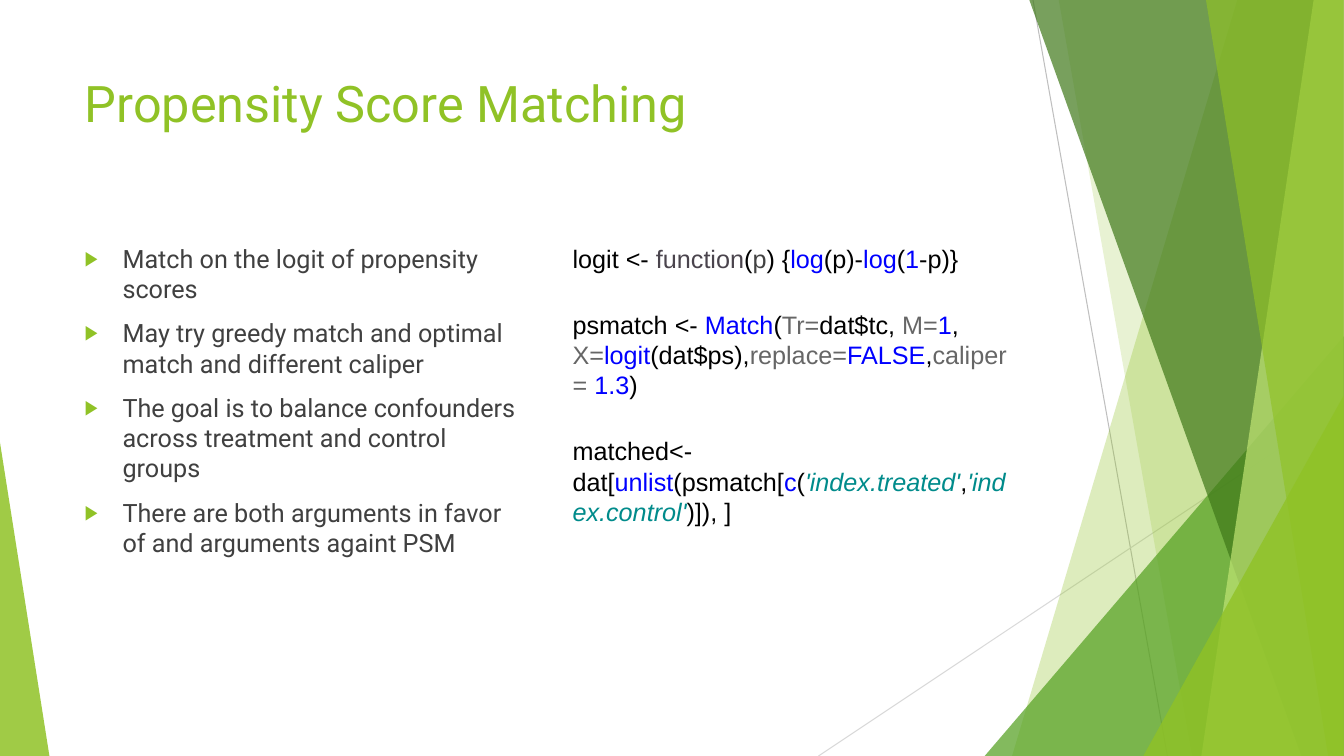
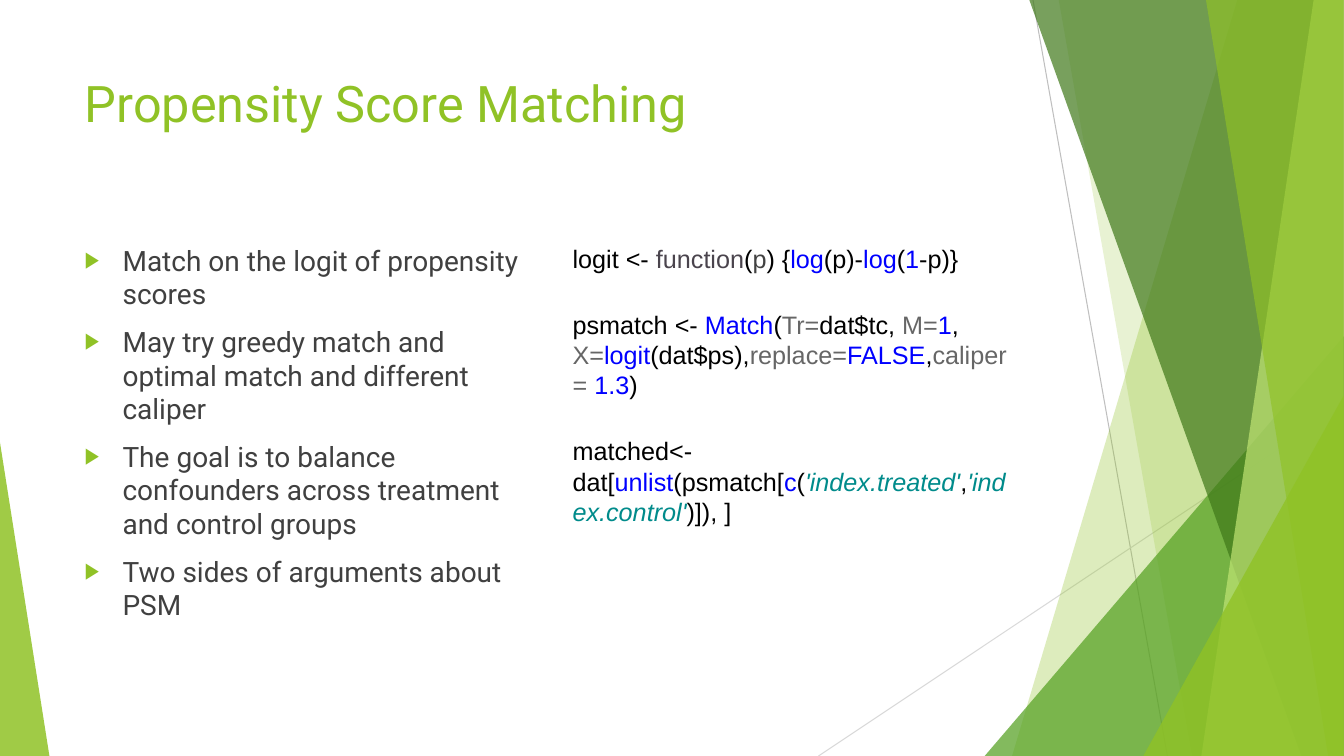
Before and after one commit to anhualin/MyLearning, a slide deck: slide 21 of FDA2018/FDA_Presentation.pptx. Drawn at 1344x756 pixels with LibreOffice and Linux fonts; fonts in the diff are those of the drawing. Boxes give left, top, right and bottom in pixels: in the first picture for what was removed or moved away, otherwise in the second. Text is boxed around its words. In the diff, an @@ line names an element or a change of style, - is before the commit and + after.

Commit message:
presentation

```diff
--- a/FDA2018/FDA_Presentation.pptx
+++ b/FDA2018/FDA_Presentation.pptx
@@ text at bbox=[123, 249, 518, 540]: size 18 to 20 pt in "Match on the logit of propensity scores", "May try greedy match and optimal match ...", "The goal is to balance confounders across ..." @@
@@ text at bbox=[123, 560, 502, 616]: text changed; size 18 to 20 pt @@
-▶ There are both arguments in favor of and arguments againt PSM
+▶ Two sides of arguments about PSM
```
Also in this commit, not shown: 2 other slides changed, 1 slide added, 1 other file.
